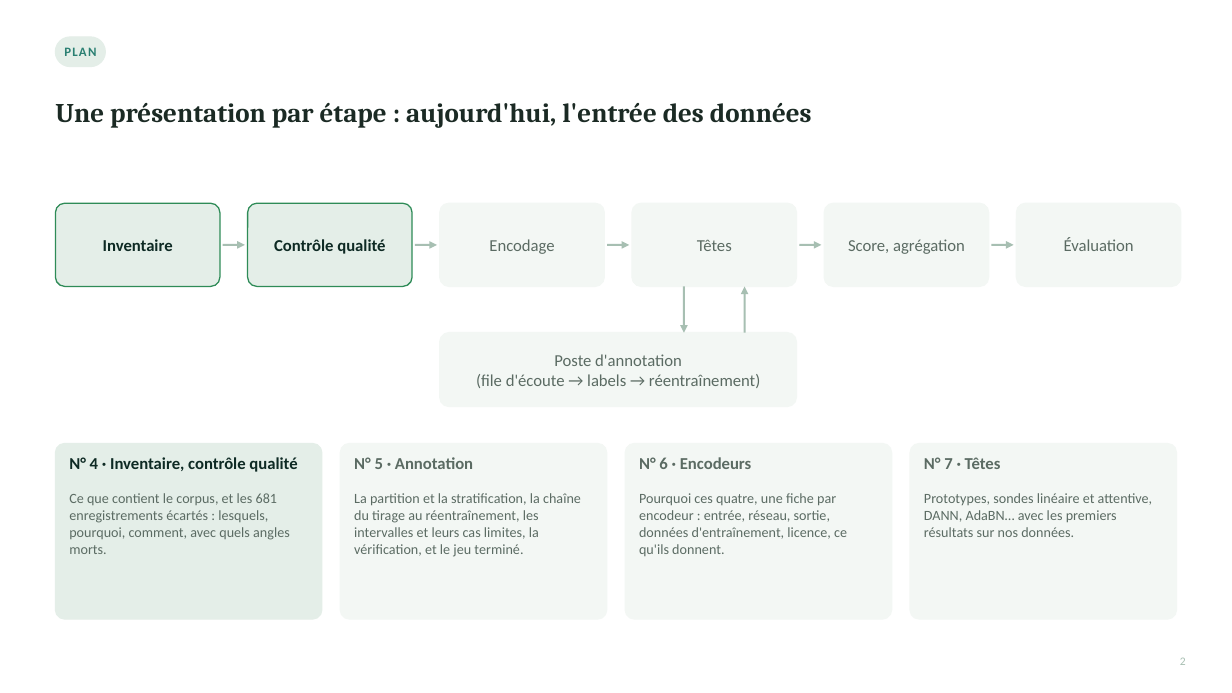
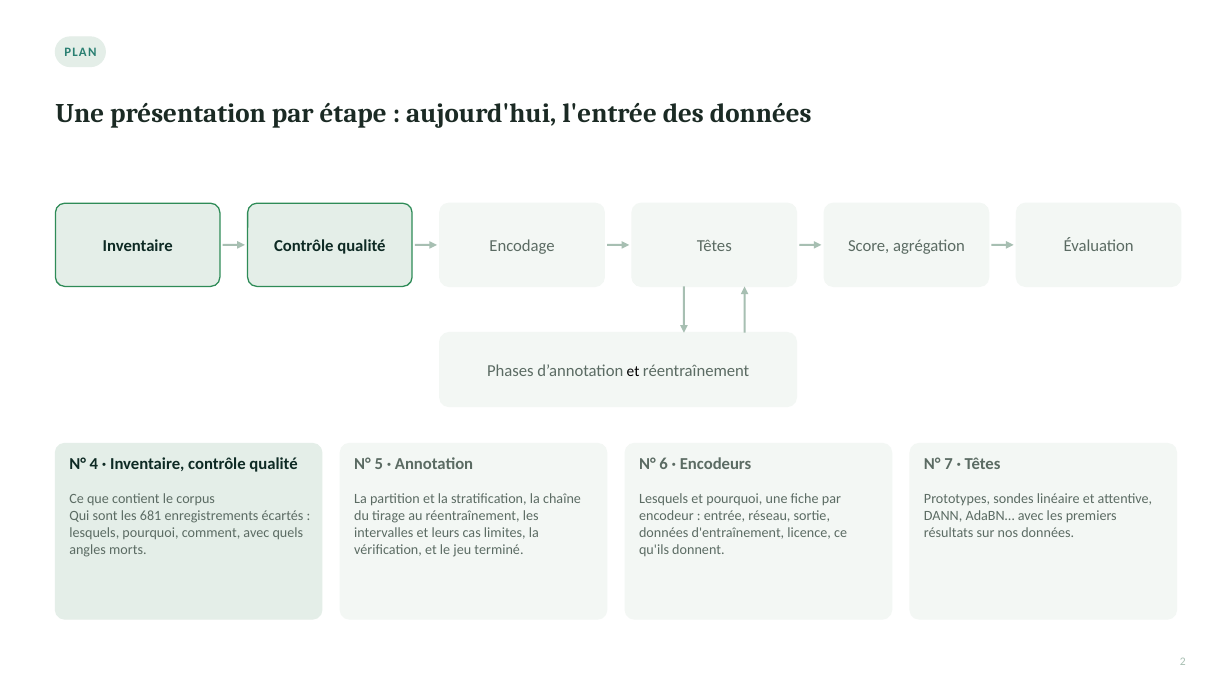
Before and after one commit to Rumble-Paw-Patrol/Grenouille, a slide deck: slide 2 of documentation/prez/presentation_4_inventaire_qc_v2.pptx. Drawn at 1232x693 pixels with LibreOffice and Linux fonts; fonts in the diff are those of the drawing. Boxes give left, top, right and bottom in pixels: in the first picture for what was removed or moved away, otherwise in the second. Text is boxed around its words. In the diff, an @@ line names an element or a change of style, - is before the commit and + after.

```diff
--- a/documentation/prez/presentation_4_inventaire_qc_v2.pptx
+++ b/documentation/prez/presentation_4_inventaire_qc_v2.pptx
@@ text at (487, 364, 749, 376): text changed @@
-Poste d'annotation
-(file d'écoute → labels → réentraînement)
+Phases d’annotation et réentraînement
@@ text at (69, 493, 304, 557): text changed @@
-Ce que contient le corpus, et les 681 enregistrements écartés : lesquels, pourquoi, comment, avec quels angles morts.
+Ce que contient le corpus
+Qui sont les 681 enregistrements écartés : lesquels, pourquoi, comment, avec quels angles morts.
@@ text at (639, 493, 847, 556): text changed @@
-Pourquoi ces quatre, une fiche par encodeur : entrée, réseau, sortie, données d'entraînement, licence, ce qu'ils donnent.
+Lesquels et pourquoi, une fiche par encodeur : entrée, réseau, sortie, données d'entraînement, licence, ce qu'ils donnent.
```
Also in this commit, not shown: 1 other slide changed, 12 other files.
